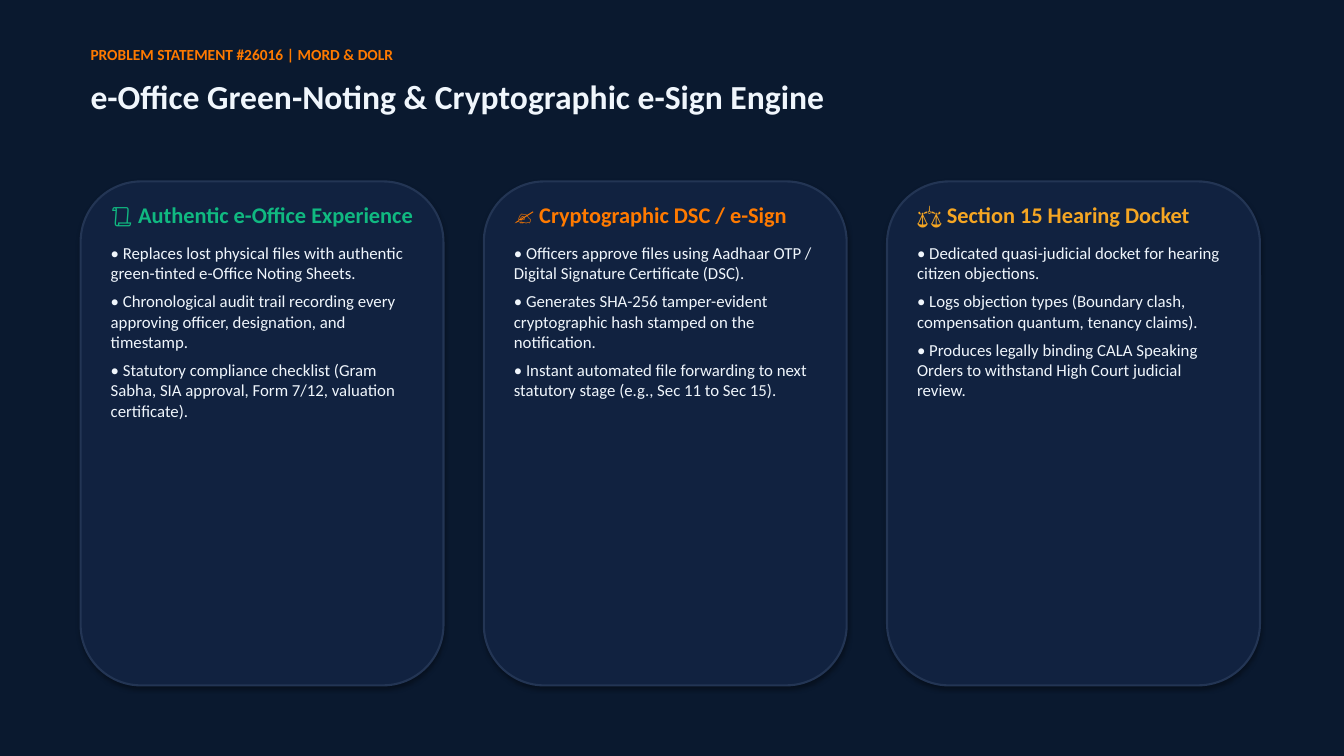
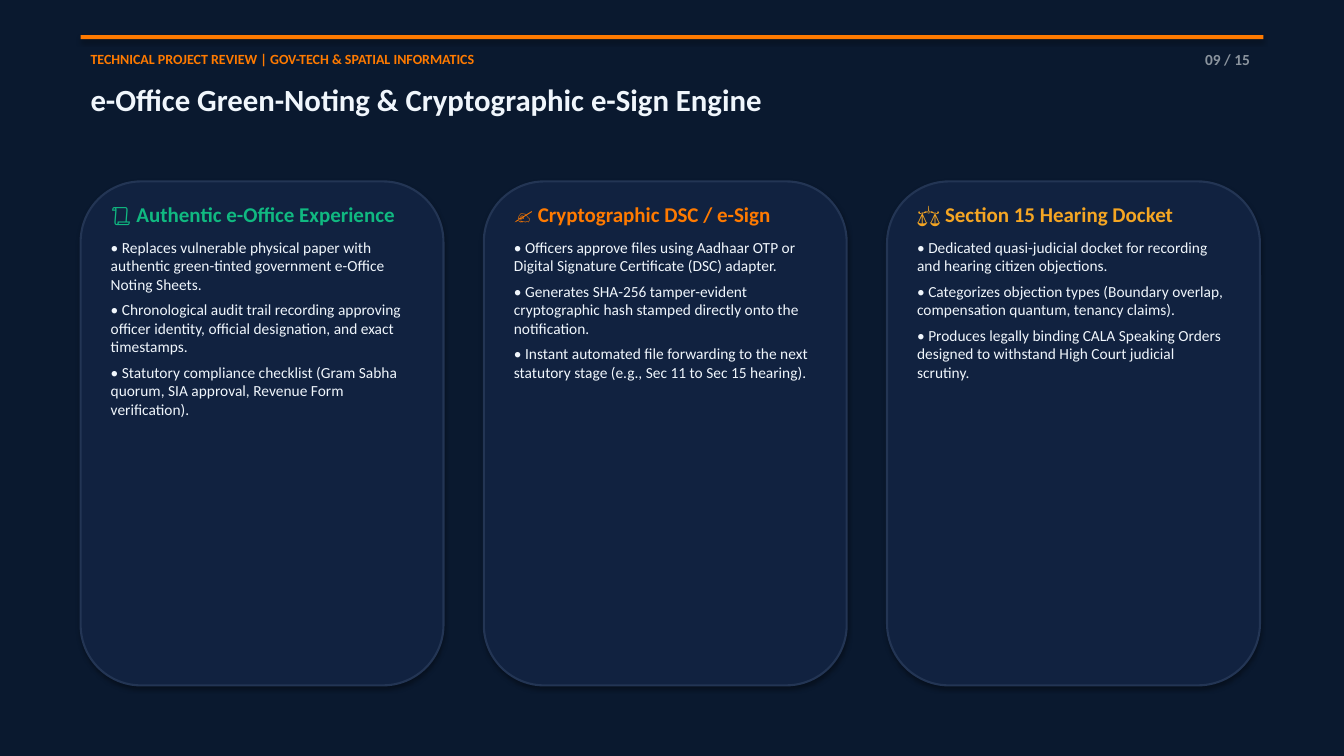
Before and after one commit to Mohan-das457/National-Land-Acquisition-Management-System, a slide deck: slide 9 of NLAMS_Project_Review_Presentation.pptx (slide 6 before the commit). Drawn at 1344x756 pixels with LibreOffice and Linux fonts; fonts in the diff are those of the drawing. Boxes give left, top, right and bottom in pixels: in the first picture for what was removed or moved away, otherwise in the second. Text is boxed around its words. In the diff, an @@ line names an element or a change of style, - is before the commit and + after.

Commit message:
feat(presentation): add 15-slide technical project review PPT and remove SIH references

```diff
--- a/NLAMS_Project_Review_Presentation.pptx
+++ b/NLAMS_Project_Review_Presentation.pptx
@@ rectangle added at (81,35,1263,39), fill #FF7A00 @@
@@ text removed at (91,49,393,60) @@
-PROBLEM STATEMENT #26016 | MORD & DOLR
@@ text added at (91,55,475,64), 10 pt, text #FF7A00, bold @@
+TECHNICAL PROJECT REVIEW | GOV-TECH & SPATIAL INFORMATICS
@@ text added at (1205,55,1250,65), 11 pt, text #8B949E, bold @@
+09 / 15
@@ text "e-Office Green-Noting & Cryptographic e-Sign ..." at (91,89,762,117): size 24 to 22 pt @@
@@ text at (136,207,394,226): size 16 to 15 pt in "📜 Authentic e-Office Experience"; less space between paragraphs @@
@@ text at (538,207,770,226): size 16 to 15 pt in "✍️ Cryptographic DSC / e-Sign"; less space between paragraphs @@
@@ text at (945,207,1172,226): size 16 to 15 pt in "⚖️ Section 15 Hearing Docket"; less space between paragraphs @@
@@ text at (111,242,401,417): text changed; size 12 to 11 pt @@
-• Replaces lost physical files with authentic green-tinted e-Office Noting Sheets.
-• Chronological audit trail recording every approving officer, designation, and timestamp.
-• Statutory compliance checklist (Gram Sabha, SIA approval, Form 7/12, valuation certificate).
+• Replaces vulnerable physical paper with authentic green-tinted government e-Office Noting Sheets.
+• Chronological audit trail recording approving officer identity, official designation, and exact timestamps.
+• Statutory compliance checklist (Gram Sabha quorum, SIA approval, Revenue Form verification).
@@ text at (514,242,807,381): text changed; size 12 to 11 pt @@
-• Officers approve files using Aadhaar OTP / Digital Signature Certificate (DSC).
-• Generates SHA-256 tamper-evident cryptographic hash stamped on the notification.
-• Instant automated file forwarding to next statutory stage (e.g., Sec 11 to Sec 15).
+• Officers approve files using Aadhaar OTP or Digital Signature Certificate (DSC) adapter.
+• Generates SHA-256 tamper-evident cryptographic hash stamped directly onto the notification.
+• Instant automated file forwarding to the next statutory stage (e.g., Sec 11 to Sec 15 hearing).
@@ text at (917,242,1223,381): text changed; size 12 to 11 pt @@
-• Dedicated quasi-judicial docket for hearing citizen objections.
-• Logs objection types (Boundary clash, compensation quantum, tenancy claims).
-• Produces legally binding CALA Speaking Orders to withstand High Court judicial review.
+• Dedicated quasi-judicial docket for recording and hearing citizen objections.
+• Categorizes objection types (Boundary overlap, compensation quantum, tenancy claims).
+• Produces legally binding CALA Speaking Orders designed to withstand High Court judicial scrutiny.
```
Also in this commit, not shown: 7 other slides changed, 7 slides added, 2 slides removed, 18 other files.
